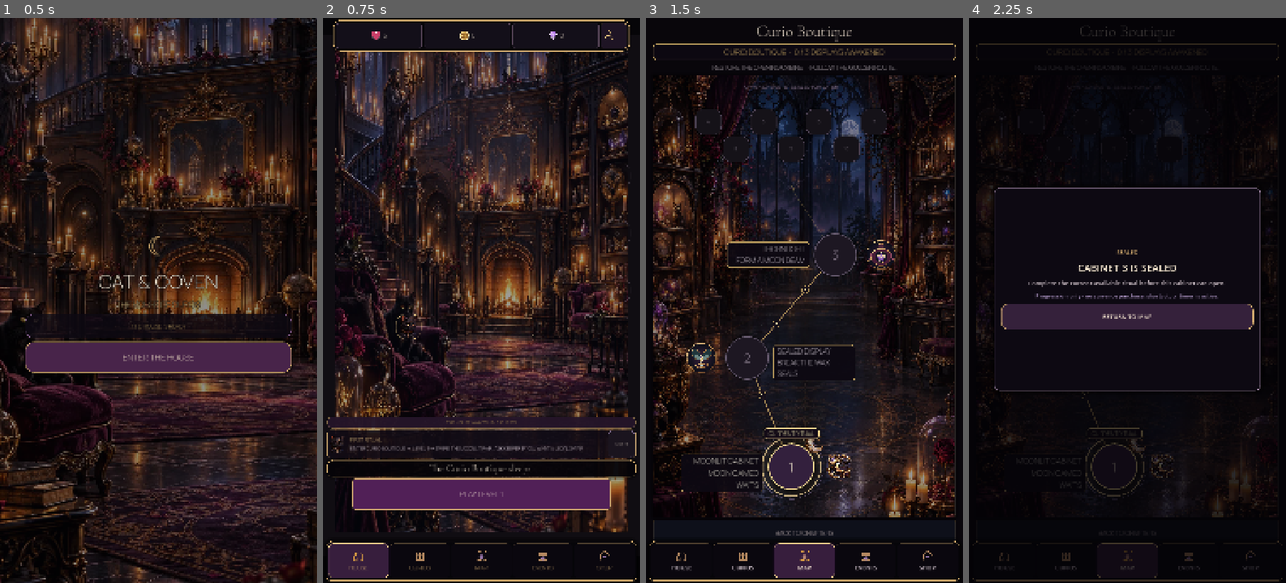
Above: before the commit, frames 1-4 (left to right).
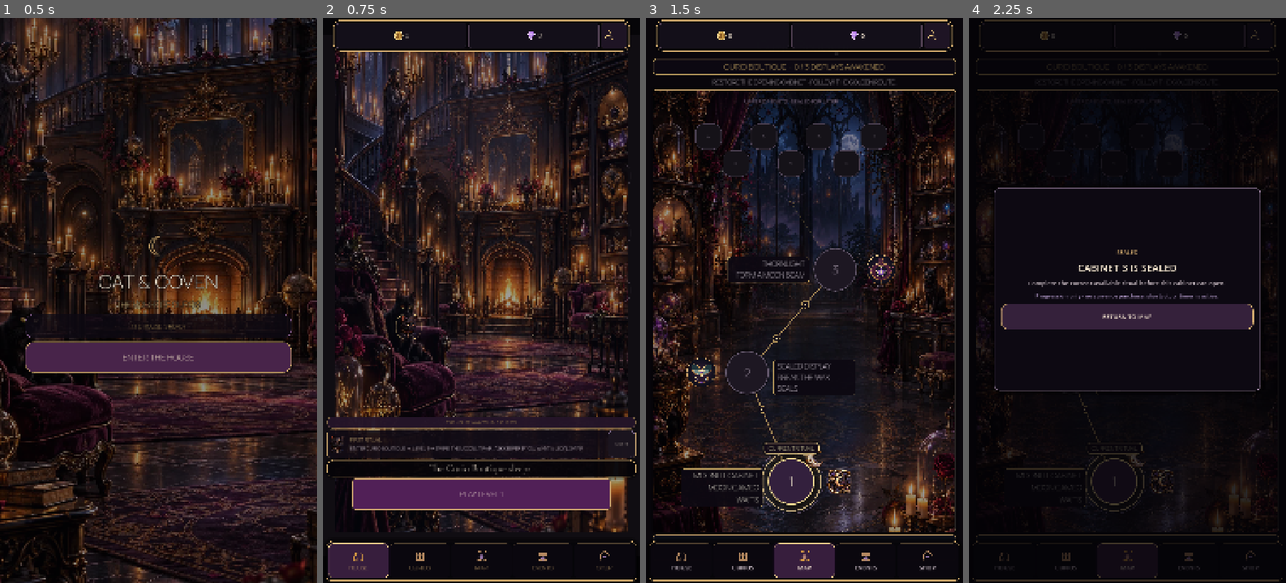
Above: after the commit, the same moments.

Repository: Jay-prodesign/akilta-match3
Game: Godot game, scene res://src/app/app_bootstrap.tscn
Same seed, same stepped clock (60 frames per second), same inputs: the game is played once before the commit and once after it.
Inputs:
- Up to frame 1 (0.5 s): no input
- Up to frame 2 (0.75 s): click "ENTER THE HOUSE" at 0.5 s
- Up to frame 3 (1.5 s): click "PLAY LEVEL 1" at 1.25 s
- Up to frame 4 (2.25 s): click "3" at 2 s

Frame 1 is identical in both runs. In frame 2, 0.2% of the frame differs, in the area x 15-76%, y 0-6%; in frame 3, 27%, in the area x 2-98%, y 0-92%; in frame 4, 3.4%.

Commit message:
Correct global shell truth and content insets

Diff:
--- a/assets/manifests/screen_asset_manifest.json
+++ b/assets/manifests/screen_asset_manifest.json
@@ -208,30 +208,6 @@
       "priority": "P0",
       "production_status": "candidate",
       "current_path": "assets/ui/nav_shop.svg"
-    },
-    {
-      "asset_id": "gbl_currency_life",
-      "screen": [
-        "global"
-      ],
-      "block": "global_header",
-      "slot": "life_icon",
-      "state": [
-        "normal",
-        "low",
-        "full"
-      ],
-      "type": "functional_icon",
-      "dimensions": "128x128_svg",
-      "aspect_ratio": "1:1",
-      "transparent": true,
-      "variants": [
-        "runtime_value"
-      ],
-      "reuse": "global",
-      "priority": "P0",
-      "production_status": "candidate",
-      "current_path": "assets/ui/ui_heart.svg"
     },
     {
       "asset_id": "gbl_currency_coin",
@@ -2316,5 +2292,8 @@
       "S05 -> world -> gameplay_environment -> background -> chapter01"
     ],
     "bulk_art_authorized": false
+  },
+  "product_truth": {
+    "life_economy": "NO_GLOBAL_LIFE_ASSET_BOUND"
   }
 }
--- a/assets/manifests/screen_contracts.json
+++ b/assets/manifests/screen_contracts.json
@@ -244,40 +244,6 @@
             {
               "id": "global_header",
               "slots": [
-                {
-                  "id": "lives",
-                  "layer": "functional_icon",
-                  "states": [
-                    "normal",
-                    "low",
-                    "full"
-                  ],
-                  "geometry": {
-                    "profile": "utility_touch",
-                    "min_size": [
-                      88,
-                      88
-                    ],
-                    "preferred_size": [
-                      96,
-                      96
-                    ],
-                    "placement": "owner_anchor",
-                    "aspect_policy": "1:1",
-                    "fit": "contain",
-                    "safe_area": "content",
-                    "z_policy": "functional_icon",
-                    "source_min_size": [
-                      192,
-                      192
-                    ],
-                    "touch_target": [
-                      88,
-                      88
-                    ]
-                  },
-                  "geometry_ref": "resource_chip"
-                },
                 {
                   "id": "coins",
                   "layer": "functional_icon",
@@ -6197,5 +6163,8 @@
       "min_height": 32,
       "fit": "intrinsic"
     }
+  },
+  "product_truth": {
+    "life_economy": "NOT_EXPOSED_UNTIL_CONSUMPTION_AND_REFILL_EXIST"
   }
 }
--- a/src/app/app_bootstrap.gd
+++ b/src/app/app_bootstrap.gd
@@ -21,6 +21,7 @@
 const Typography = preload("res://src/ui/theme/typography.gd")
 const CurioMaterials = preload("res://src/ui/theme/curio_materials.gd")
 const ProductNavigation = preload("res://src/ui/shared/product_navigation.gd")
+const TopResourceBar = preload("res://src/ui/shared/top_resource_bar.gd")
 const MobileSafeArea = preload("res://src/ui/shared/mobile_safe_area.gd")
 
 @export var environment: String = "development"
@@ -271,6 +272,7 @@
 	var completed_count := mini(int(progress.completed_levels.size()) if progress != null else 0, INTERNAL_REVIEW_LEVEL_COUNT)
 	var screen: Node = WeeklyMissionsScene.instantiate()
 	_show_screen(screen)
+	TopResourceBar.attach(screen as Control, progress, Callable(self, "_on_shell_profile_requested"), NodePath("MissionLayout"))
 	if not bool(screen.configure({
 		"completed_count": completed_count,
 		"opening_cap": INTERNAL_REVIEW_LEVEL_COUNT,
@@ -634,7 +636,11 @@
 
 func _install_product_navigation(screen: Node, active_section: String, content_path: NodePath = NodePath("Layout")) -> void:
 	if screen is Control:
+		TopResourceBar.attach(screen as Control, progress, Callable(self, "_on_shell_profile_requested"), content_path)
 		ProductNavigation.attach(screen as Control, active_section, Callable(self, "_on_shell_navigation_requested"), content_path)
+
+func _on_shell_profile_requested() -> void:
+	_on_shell_navigation_requested("profile")
 
 func _dismiss_feature_preview() -> void:
 	if navigation == null:
--- a/src/ui/shared/mobile_safe_area.gd
+++ b/src/ui/shared/mobile_safe_area.gd
@@ -2,6 +2,7 @@
 extends RefCounted
 
 const PRODUCT_NAV_CONTENT_RESERVE := 152.0
+const TOP_RESOURCE_CONTENT_START := 128.0
 
 static func insets_for_geometry(viewport_size: Vector2, display_size: Vector2i, safe_rect: Rect2i) -> Vector4:
 	if viewport_size.x <= 0.0 or viewport_size.y <= 0.0 or display_size.x <= 0 or display_size.y <= 0:
@@ -33,7 +34,10 @@
 	var base: Vector4 = content.get_meta("mobile_safe_base_offsets")
 	var safe := current_insets(screen)
 	var bottom_reserve := PRODUCT_NAV_CONTENT_RESERVE if bool(content.get_meta("product_nav_inset_applied", false)) else 0.0
+	var top_offset := base.y + safe.y
+	if bool(content.get_meta("top_resource_inset_applied", false)):
+		top_offset = maxf(top_offset, TOP_RESOURCE_CONTENT_START + safe.y)
 	content.offset_left = base.x + safe.x
-	content.offset_top = base.y + safe.y
+	content.offset_top = top_offset
 	content.offset_right = base.z - safe.z
 	content.offset_bottom = base.w - safe.w - bottom_reserve
--- a/src/ui/shared/top_resource_bar.gd
+++ b/src/ui/shared/top_resource_bar.gd
@@ -5,13 +5,17 @@
 const MobileSafeArea = preload("res://src/ui/shared/mobile_safe_area.gd")
 const ResourceBarScene = preload("res://src/ui/shared/top_resource_bar.tscn")
 
-static func attach(screen: Control, progress, profile_handler: Callable = Callable()) -> PanelContainer:
+static func attach(screen: Control, progress, profile_handler: Callable = Callable(), content_path: NodePath = NodePath("Layout")) -> PanelContainer:
 	if screen == null:
 		return null
 	var existing := screen.get_node_or_null("ResourceBar") as PanelContainer
 	if existing != null:
+		_reserve_content(screen, content_path)
+		_bind_profile(existing, profile_handler)
 		refresh(existing, progress)
 		return existing
+
+	_reserve_content(screen, content_path)
 
 	var panel := ResourceBarScene.instantiate() as PanelContainer
 	if panel == null:
@@ -25,11 +29,8 @@
 	panel.offset_bottom = 112.0 + safe_insets.y
 	screen.add_child(panel)
 
-	var life_icon := panel.get_node_or_null("Resources/LifeResourceChip/Content/Icon") as TextureRect
 	var coin_icon := panel.get_node_or_null("Resources/CoinResourceChip/Content/Icon") as TextureRect
 	var gem_icon := panel.get_node_or_null("Resources/GemResourceChip/Content/Icon") as TextureRect
-	if life_icon != null:
-		life_icon.texture = PieceAssetLoader.ornament("res://assets/ui/ui_heart.svg")
 	if coin_icon != null:
 		coin_icon.texture = PieceAssetLoader.ornament("res://assets/ui/ui_coin.svg")
 	if gem_icon != null:
@@ -37,31 +38,40 @@
 	var profile := panel.get_node_or_null("Resources/KeeperProfile") as Button
 	if profile != null:
 		profile.icon = PieceAssetLoader.ornament("res://assets/ui/ui_profile.svg")
-	if profile != null:
-		if profile_handler.is_valid():
-			profile.visible = true
-			profile.pressed.connect(profile_handler)
-		else:
-			profile.visible = false
+	_bind_profile(panel, profile_handler)
 
 	refresh(panel, progress)
 	return panel
 
+static func _reserve_content(screen: Control, content_path: NodePath) -> void:
+	if screen == null:
+		return
+	var content := screen.get_node_or_null(content_path) as Control
+	if content == null:
+		return
+	content.set_meta("top_resource_inset_applied", true)
+	MobileSafeArea.apply_content(screen, content_path)
+
+static func _bind_profile(panel: PanelContainer, profile_handler: Callable) -> void:
+	if panel == null:
+		return
+	var profile := panel.get_node_or_null("Resources/KeeperProfile") as Button
+	if profile == null:
+		return
+	profile.visible = profile_handler.is_valid()
+	if profile_handler.is_valid() and not profile.pressed.is_connected(profile_handler):
+		profile.pressed.connect(profile_handler)
+
 static func refresh(panel: PanelContainer, progress) -> void:
 	if panel == null:
 		return
-	var lives := 0
 	var coins := 0
 	var gems := 0
 	if progress != null:
-		lives = maxi(0, int(progress.lives))
 		coins = maxi(0, int(progress.coins))
 		gems = maxi(0, int(progress.gems))
-	var life := panel.find_child("LifeResource", true, false) as Label
 	var coin := panel.find_child("CoinResource", true, false) as Label
 	var gem := panel.find_child("GemResource", true, false) as Label
-	if life != null:
-		life.text = _format_number(lives)
 	if coin != null:
 		coin.text = _format_number(coins)
 	if gem != null:
@@ -76,19 +86,17 @@
 			"profile_touch_target_ok": false,
 			"runtime_ui_factory": false,
 		}
-	var life := panel.find_child("LifeResource", true, false) as Label
 	var coin := panel.find_child("CoinResource", true, false) as Label
 	var gem := panel.find_child("GemResource", true, false) as Label
-	var life_icon := panel.get_node_or_null("Resources/LifeResourceChip/Content/Icon") as TextureRect
 	var coin_icon := panel.get_node_or_null("Resources/CoinResourceChip/Content/Icon") as TextureRect
 	var gem_icon := panel.get_node_or_null("Resources/GemResourceChip/Content/Icon") as TextureRect
 	var profile := panel.get_node_or_null("Resources/KeeperProfile") as Button
 	return {
 		"authored_scene": true,
-		"resource_slots_present": life != null and coin != null and gem != null,
-		"icons_loaded": life_icon != null and life_icon.texture != null and coin_icon != null and coin_icon.texture != null and gem_icon != null and gem_icon.texture != null and profile != null and profile.icon != null,
+		"resource_slots_present": coin != null and gem != null,
+		"icons_loaded": coin_icon != null and coin_icon.texture != null and gem_icon != null and gem_icon.texture != null and profile != null and profile.icon != null,
 		"profile_touch_target_ok": profile != null and profile.custom_minimum_size.x >= 88.0 and profile.custom_minimum_size.y >= 88.0,
-		"north_star_resource_zone": (panel.offset_bottom - panel.offset_top) >= 96.0 and (panel.offset_bottom - panel.offset_top) <= 112.0 and life_icon != null and life_icon.custom_minimum_size.x >= 40.0 and coin_icon != null and coin_icon.custom_m …(86 unchanged characters)…
+		"north_star_resource_zone": (panel.offset_bottom - panel.offset_top) >= 96.0 and (panel.offset_bottom - panel.offset_top) <= 112.0 and coin_icon != null and coin_icon.custom_m …(86 unchanged characters)…
 		"resource_zone_height": panel.offset_bottom - panel.offset_top,
 		"runtime_ui_factory": false,
 	}
--- a/src/ui/shared/top_resource_bar.tscn
+++ b/src/ui/shared/top_resource_bar.tscn
@@ -77,30 +77,6 @@
 alignment = 1
 
 
-[node name="LifeResourceChip" type="PanelContainer" parent="Resources"]
-custom_minimum_size = Vector2(0, 88)
-layout_mode = 2
-size_flags_horizontal = 3
-theme_override_styles/panel = SubResource("Chip")
-
-[node name="Content" type="HBoxContainer" parent="Resources/LifeResourceChip"]
-layout_mode = 2
-theme_override_constants/separation = 3
-alignment = 1
-
-[node name="Icon" type="TextureRect" parent="Resources/LifeResourceChip/Content"]
-custom_minimum_size = Vector2(42, 42)
-layout_mode = 2
-mouse_filter = 2
-expand_mode = 1
-stretch_mode = 5
-
-[node name="LifeResource" type="Label" parent="Resources/LifeResourceChip/Content"]
-layout_mode = 2
-theme_override_colors/font_color = Color(0.969, 0.914, 0.839, 1)
-theme_override_font_sizes/font_size = 22
-text = "5"
-
 [node name="CoinResourceChip" type="PanelContainer" parent="Resources"]
 custom_minimum_size = Vector2(0, 88)
 layout_mode = 2
--- a/tests/unit/test_authored_global_product_shell.gd
+++ b/tests/unit/test_authored_global_product_shell.gd
@@ -25,12 +25,15 @@
 	await process_frame
 
 	var progress = ProgressScript.new()
-	progress.lives = 4
 	progress.coins = 12345
 	progress.gems = 67
 
+	var bar := TopResourceBar.attach(screen, progress, Callable(), NodePath("Layout"))
+	var profile_before_upgrade := bar.get_node_or_null("Resources/KeeperProfile") as Button
+	_expect(profile_before_upgrade != null and not profile_before_upgrade.visible, "TopResourceBar without a profile handler must keep the profile utility hidden")
+	var upgraded_bar := TopResourceBar.attach(screen, progress, Callable(self, "_on_profile"), NodePath("Layout"))
+	_expect(upgraded_bar == bar, "TopResourceBar must upgrade the authored instance instead of duplicating it")
 	var nav := ProductNavigation.attach(screen, "house", Callable(self, "_on_nav"), NodePath("Layout"))
-	var bar := TopResourceBar.attach(screen, progress, Callable(self, "_on_profile"))
 	await process_frame
 
 	var nav_contract: Dictionary = ProductNavigation.authored_contract(nav)
@@ -53,17 +56,18 @@
 
 	var bar_contract: Dictionary = TopResourceBar.authored_contract(bar)
 	_expect(bool(bar_contract.get("authored_scene", false)), "TopResourceBar must instantiate an authored scene")
-	_expect(bool(bar_contract.get("resource_slots_present", false)), "TopResourceBar life/coin/gem slots missing")
+	_expect(bool(bar_contract.get("resource_slots_present", false)), "TopResourceBar coin/gem slots missing")
 	_expect(bool(bar_contract.get("icons_loaded", false)), "TopResourceBar authored icons must load")
 	_expect(bool(bar_contract.get("profile_touch_target_ok", false)), "Keeper profile control must retain the 88 logical px mobile touch target")
 	_expect(bool(bar_contract.get("north_star_resource_zone", false)), "TopResourceBar must occupy the canonical 96–112 logical px resource zone")
 	_expect(float(bar_contract.get("resource_zone_height", 0.0)) == 104.0, "TopResourceBar authored baseline height must be 104 logical px")
+	_expect(layout.offset_top >= 128.0, "TopResourceBar must reserve the canonical top content start instead of covering screen titles")
+	_expect(layout.offset_bottom <= -152.0, "ProductNavigation must preserve the canonical bottom content reserve")
+	_expect(bar.find_child("LifeResource", true, false) == null, "Shared resource bar must not expose unimplemented life economy")
 	_expect(not bool(bar_contract.get("runtime_ui_factory", true)), "TopResourceBar must not create persistent shell nodes at runtime")
 
-	var life := bar.find_child("LifeResource", true, false) as Label
 	var coin := bar.find_child("CoinResource", true, false) as Label
 	var gem := bar.find_child("GemResource", true, false) as Label
-	_expect(life != null and life.text == "4", "TopResourceBar must bind durable lives truth")
 	_expect(coin != null and coin.text == "12,345", "TopResourceBar must bind durable coin truth")
 	_expect(gem != null and gem.text == "67", "TopResourceBar must bind durable gem truth")
 	var profile := bar.get_node_or_null("Resources/KeeperProfile") as Button
@@ -73,11 +77,10 @@
 		await process_frame
 	_expect(profile_pressed, "Keeper profile authored shell must preserve handler semantics")
 
-	progress.lives = 3
 	progress.coins = 222
 	progress.gems = 9
 	TopResourceBar.refresh(bar, progress)
-	_expect(life.text == "3" and coin.text == "222" and gem.text == "9", "TopResourceBar refresh must update all authored resource slots")
+	_expect(coin.text == "222" and gem.text == "9", "TopResourceBar refresh must update all authored resource slots")
 
 	screen.queue_free()
 	await process_frame
--- a/tests/unit/test_mobile_safe_area.gd
+++ b/tests/unit/test_mobile_safe_area.gd
@@ -14,6 +14,8 @@
 
 	var invalid := SafeArea.insets_for_geometry(Vector2(1080, 1920), Vector2i.ZERO, Rect2i())
 	_expect(invalid == Vector4.ZERO, "invalid display geometry must fail safe")
+	_expect(SafeArea.TOP_RESOURCE_CONTENT_START == 128.0, "meta content must start below the 104 logical px resource bar")
+	_expect(SafeArea.PRODUCT_NAV_CONTENT_RESERVE == 152.0, "meta content must reserve the bottom navigation shell")
 
 	if failures.is_empty():
 		print("TEST_PASS: mobile safe-area geometry contract")
